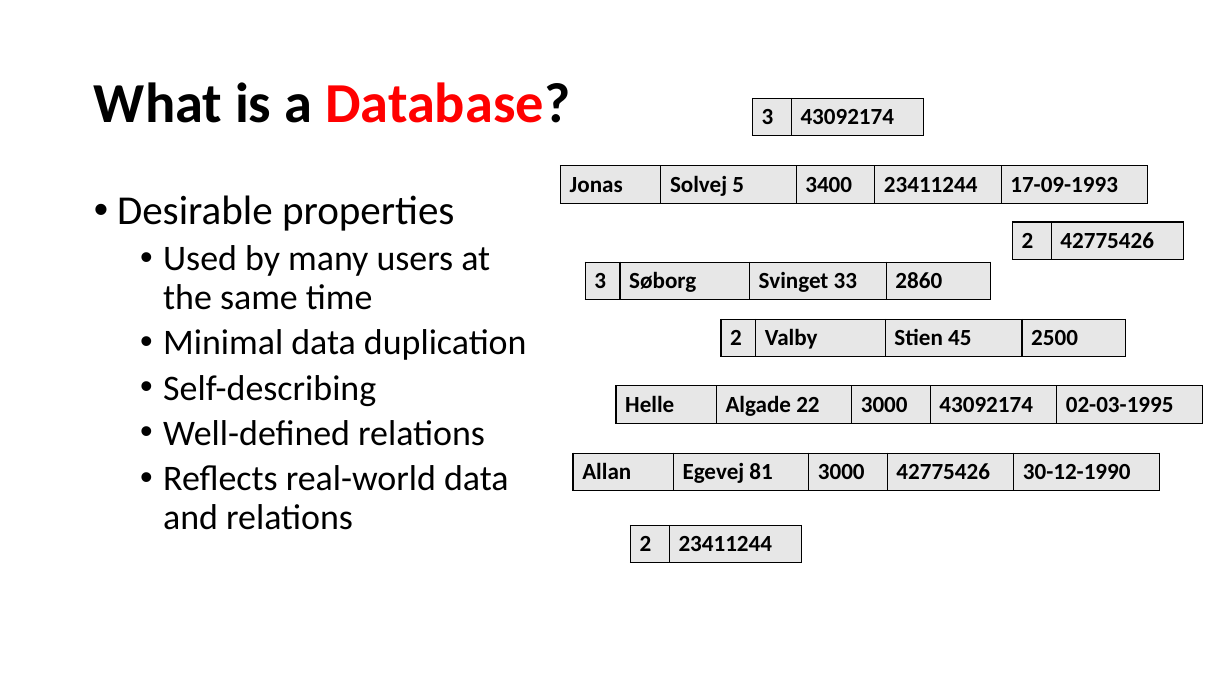
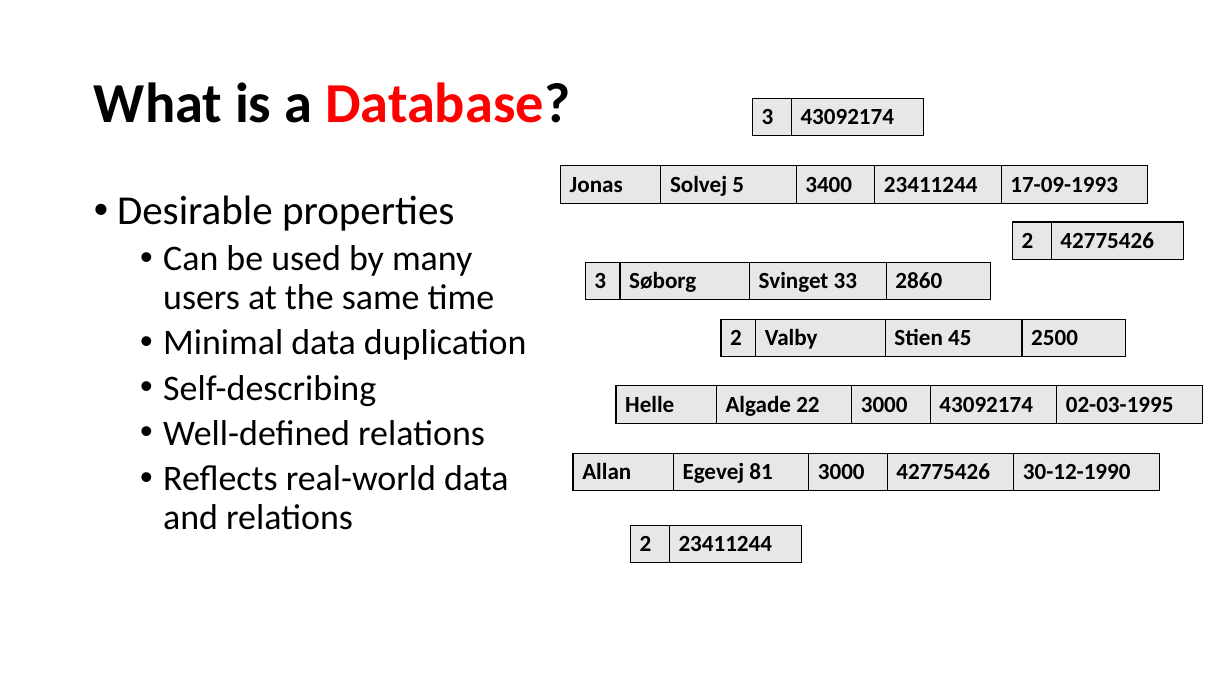
Before and after one commit to perl-easj/OOProg, a slide deck: slide 5 of Chap/DB/Presentations/DBIntro.pptx. Drawn at 1232x693 pixels with LibreOffice and Linux fonts; fonts in the diff are those of the drawing. Boxes give left, top, right and bottom in pixels: in the first picture for what was removed or moved away, otherwise in the second. Text is boxed around its words. In the diff, an @@ line names an element or a change of style, - is before the commit and + after.

Commit message:
Added exercise set on Databases
Plus some minor updates to DB-related presentation, and first version of RelMod.

```diff
--- a/Chap/DB/Presentations/DBIntro.pptx
+++ b/Chap/DB/Presentations/DBIntro.pptx
@@ text at [163,245,495,310]: text changed @@
-  • Used by many users at the same time
+  • Can be used by many users at the same time
```
Also in this commit, not shown: 16 other files.
